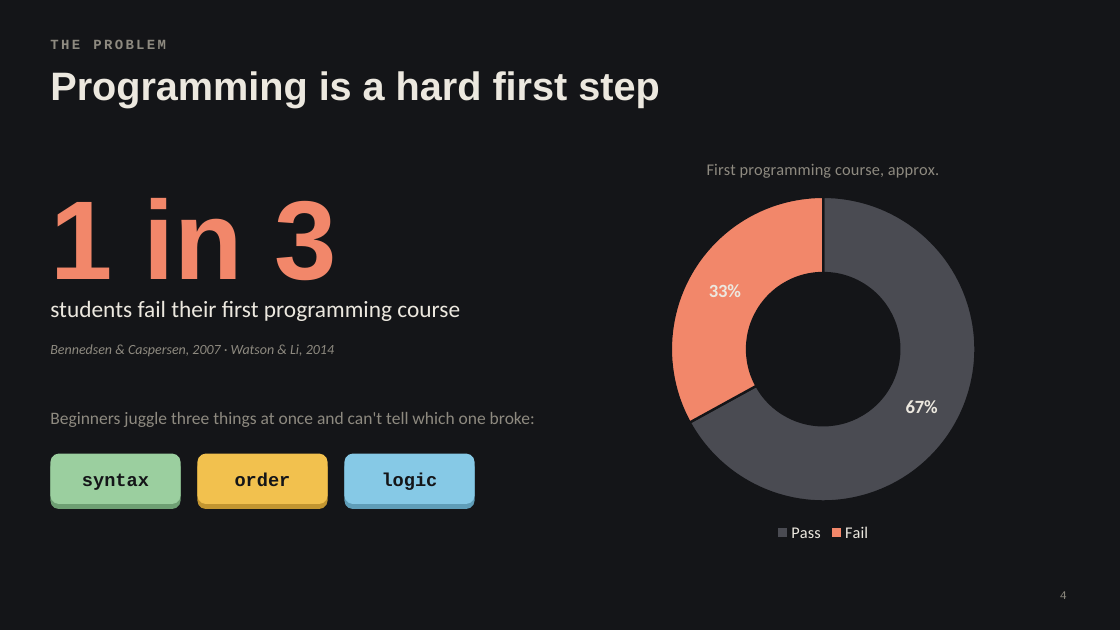
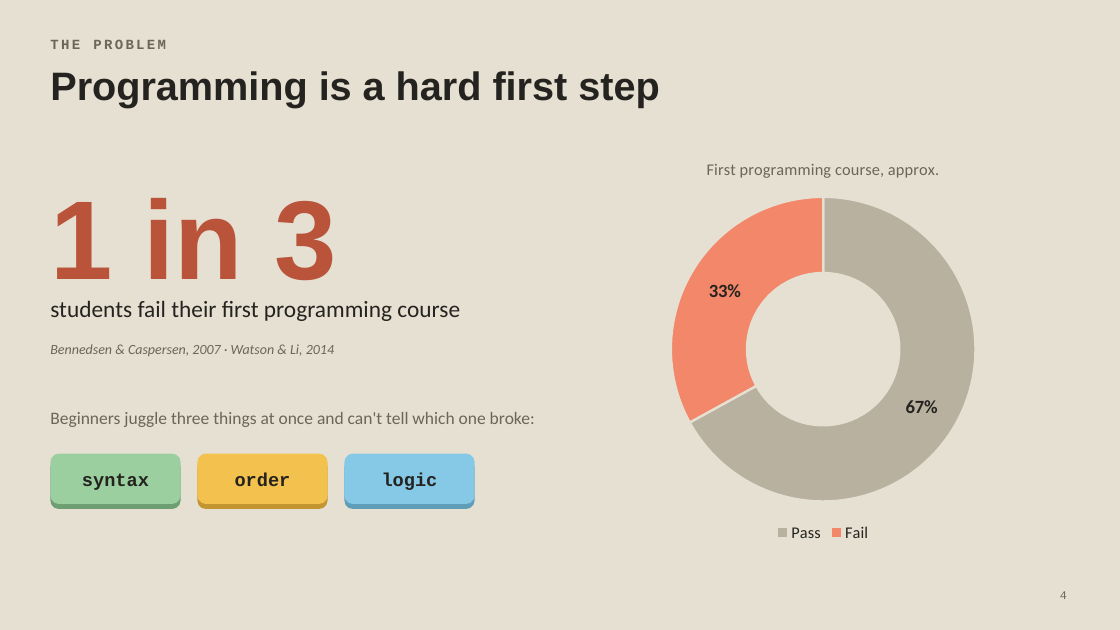
Before and after one commit to dohongminh-ui/Syntax-Stack, a slide deck: slide 4 of docs/Syntax-Stack-finals.pptx. Drawn at 1120x630 pixels with LibreOffice and Linux fonts; fonts in the diff are those of the drawing. Boxes give left, top, right and bottom in pixels: in the first picture for what was removed or moved away, otherwise in the second. Text is boxed around its words. In the diff, an @@ line names an element or a change of style, - is before the commit and + after.

Commit message:
docs(presentation): cream keycap background for the finals deck

```diff
--- a/docs/Syntax-Stack-finals.pptx
+++ b/docs/Syntax-Stack-finals.pptx
@@ background #141518 to #E6E0D2 @@
@@ title "Programming is a hard first ..." at box(50, 71, 659, 107): text colour #ECE8DF to #24231F @@
@@ doughnut chart at box(605, 143, 1042, 546) @@
@@ colours of single points changed @@
@@ legend changed @@
@@ lettering changed @@
@@ text "1 in 3" at box(50, 198, 336, 280): text colour #F2876A to #B9533A @@
@@ text "students fail their first programming ..." at box(50, 301, 460, 321): text colour #ECE8DF to #24231F @@
@@ text colour #141518 to #24231F in 3 elements at box(82, 473, 149, 490), box(235, 473, 291, 486), box(382, 473, 438, 490) @@
@@ text colour #8E8A80 to #6B655A in 4 elements at box(50, 40, 166, 49), box(50, 344, 334, 356), box(50, 412, 535, 427), box(1060, 591, 1067, 599) @@
```
Also in this commit, not shown: 16 other slides changed.
